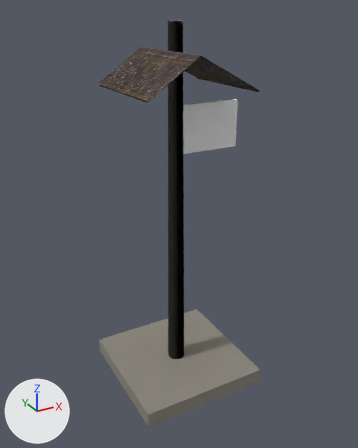
One commit to the glTF model assets/dist/dweller_building_claim_post/lod1.glb: the scene before it, then after it.
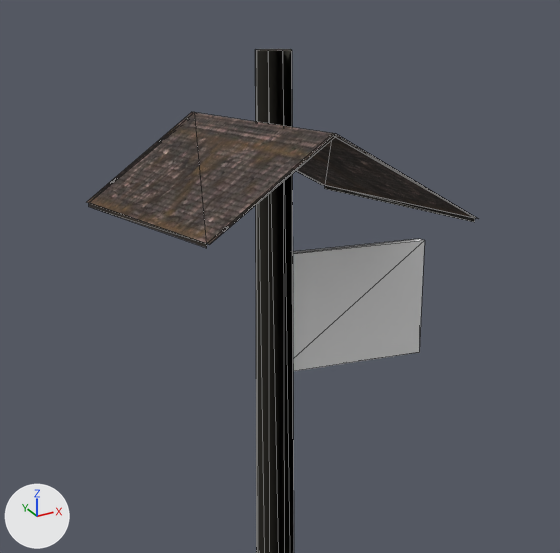
There are two pictures of each version: one whole from a 50 mm camera at (-1.62, -2.99, 2.8) aimed at (0.01, -0.03, 1.32), one close up on the part from 17% to 82% of the width and 0% to 51% of the height. The axes (+X, +Y, +Z) are drawn at lower left. The lights are the same throughout. The last two pictures show the newer version. The close-ups show mesh edges as thin lines. Vertices at exactly the same position are counted once.

The first close-up shows 'dweller_building_claim_post'.
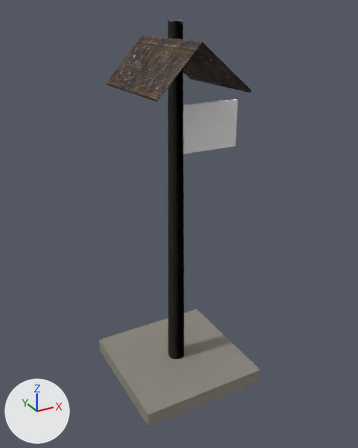
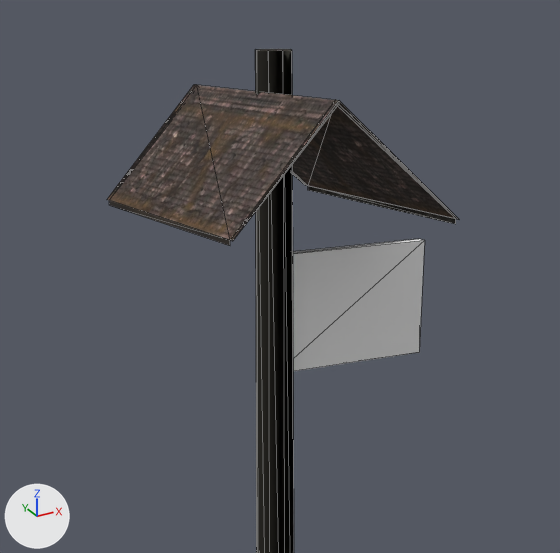
Changed parts and their boxes [x1, y1, x2, y2] in the close-ups (560 x 553 px; the box of a moved part takes in the faces that stretch with it):
```json
{"object": "dweller_building_claim_post", "change": "reshaped", "before": [87, 49, 478, 553], "after": [107, 49, 458, 553]}
{"part": 1, "of": "me_dweller_building_claim_post", "change": "moved or reshaped", "before": [87, 112, 478, 248], "after": [107, 85, 458, 246]}
```

Edits to the scene script, one JSON object a line:
```json
{"block": "me_dweller_building_claim_post", "where": "me_dweller_building_claim_post.from_pydata(...)  # 64 vertices, 88 faces; spans x -0.5..0.5, y -0.5..0.5, z 0.0..2.72"}
{"block": "me_dweller_building_claim_post", "where": "# used by ob_dweller_building_claim_post; location = (0.0, 0.0, 0.0)"}
{"block": "me_dweller_building_claim_post", "change": "me_dweller_building_claim_post part 1: the loose piece of 28 vertices spanning x -0.4..0.4, y -0.4..0.4, z 2.3..2.54 is scaled about its middle by (0.843, 1, 1.31), then moved by (0.0, 0.0, 0.04)"}
```
